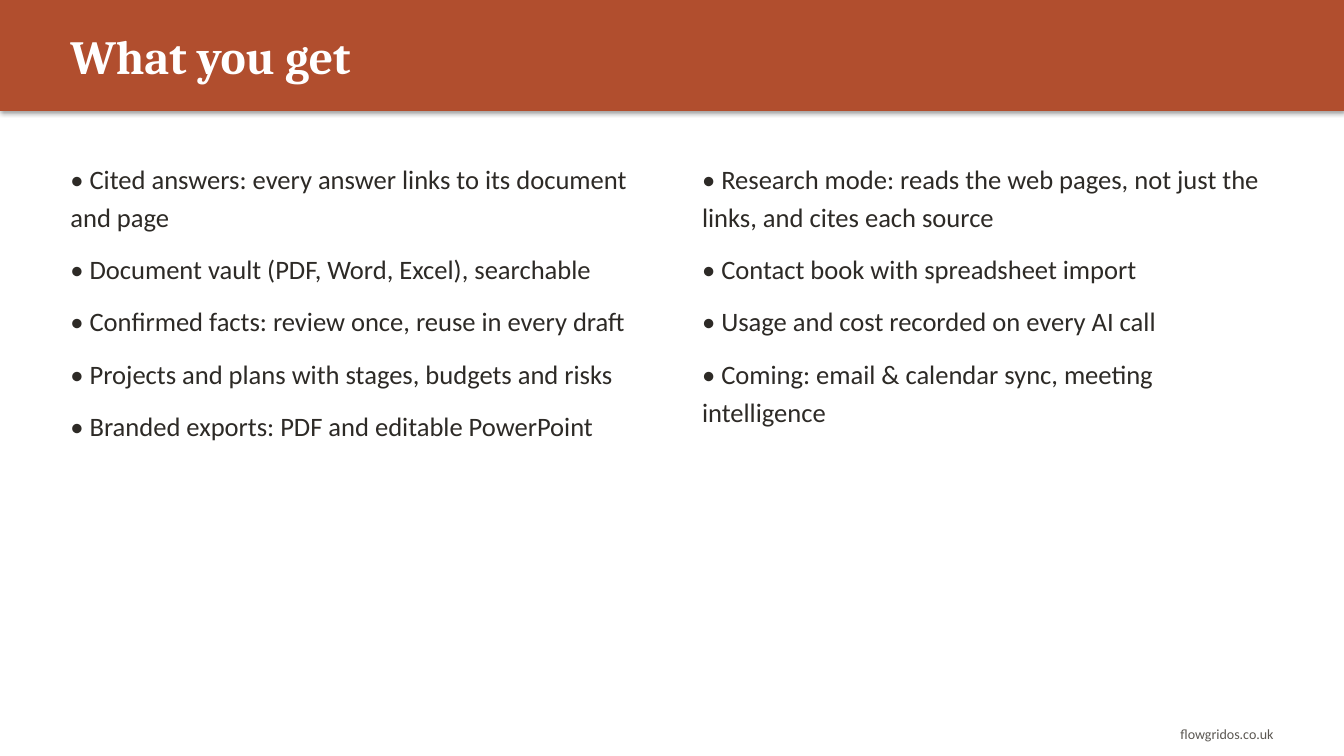
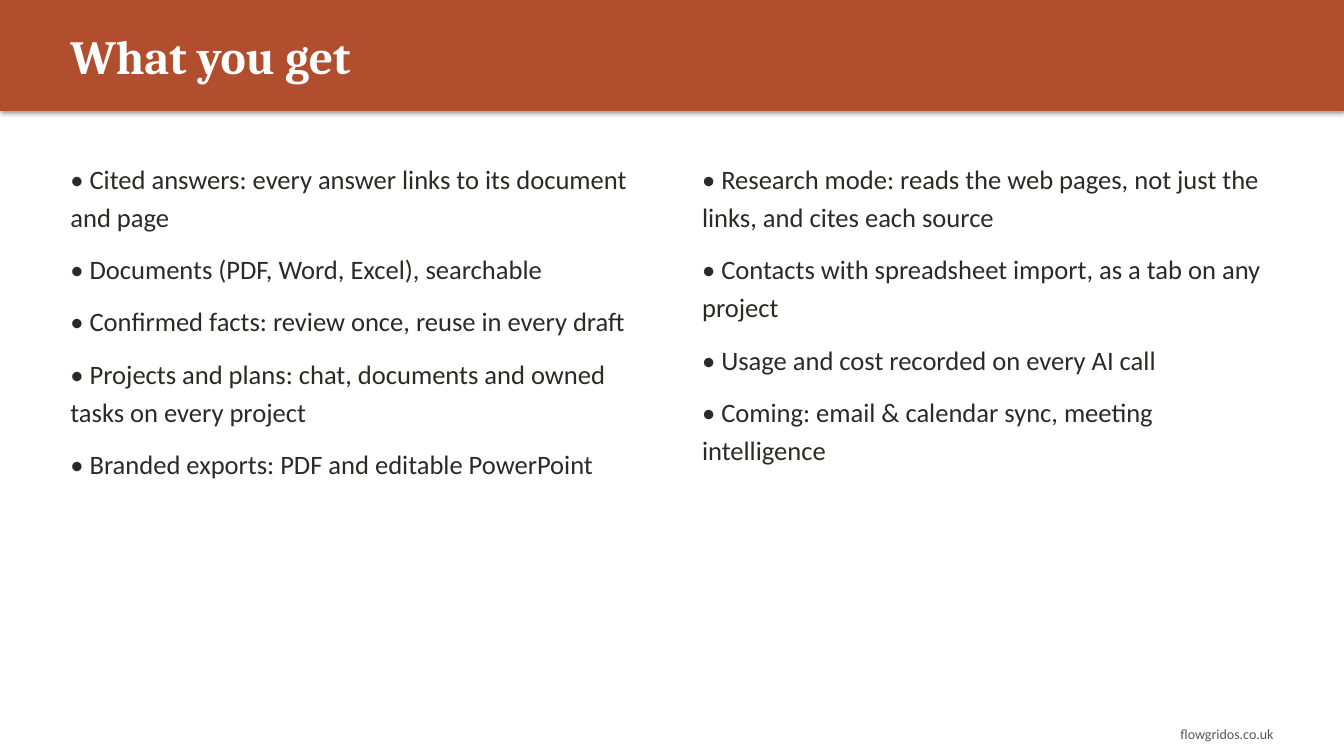
Before and after one commit to CliveStruv56/operations-engine, a slide deck: slide 4 of docs/flowgrid-os-customer-deck.pptx. Drawn at 1344x756 pixels with LibreOffice and Linux fonts; fonts in the diff are those of the drawing. Boxes give left, top, right and bottom in pixels: in the first picture for what was removed or moved away, otherwise in the second. Text is boxed around its words. In the diff, an @@ line names an element or a change of style, - is before the commit and + after.

```diff
--- a/docs/flowgrid-os-customer-deck.pptx
+++ b/docs/flowgrid-os-customer-deck.pptx
@@ text at (90,259,542,283): text changed @@
-• Document vault (PDF, Word, Excel), searchable
+• Documents (PDF, Word, Excel), searchable
@@ text at (702,260,1260,322): text changed @@
-• Contact book with spreadsheet import
+• Contacts with spreadsheet import, as a tab on any project
@@ text at (70,365,605,427): text changed @@
-• Projects and plans with stages, budgets and risks
+• Projects and plans: chat, documents and owned tasks on every project
```
Also in this commit, not shown: 1 other slide changed, 1 slide added, 10 other files.
